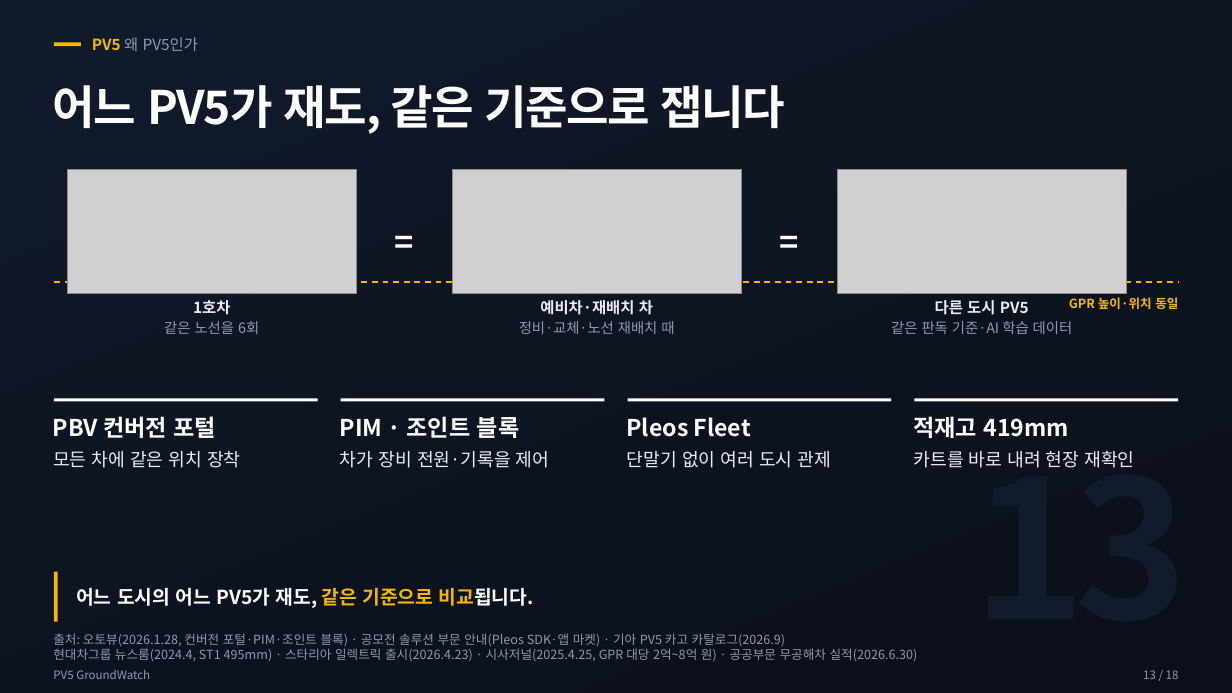
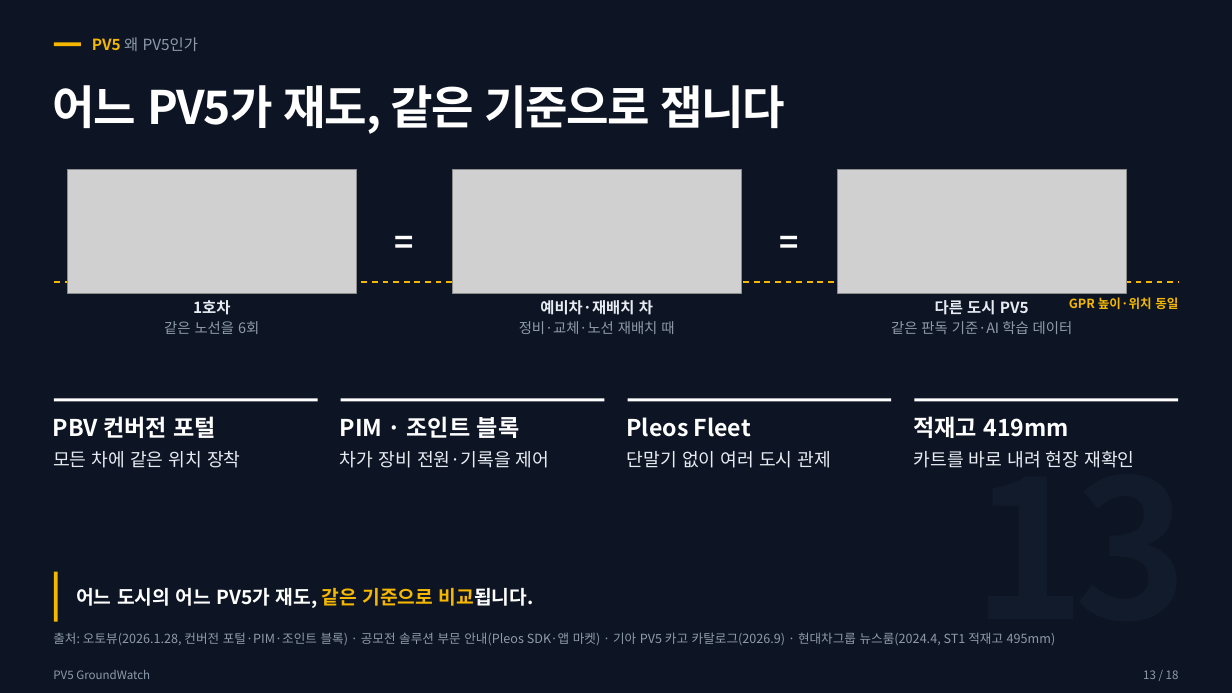
Before and after one commit to woojin-choe/pv5-hose-lab, a slide deck: slide 13 of ppt_all/PV5_GroundWatch_10_26.pptx. Drawn at 1232x693 pixels with LibreOffice and Linux fonts; fonts in the diff are those of the drawing; grey boxes stand for pictures. Boxes give left, top, right and bottom in pixels: in the first picture for what was removed or moved away, otherwise in the second. Text is boxed around its words. In the diff, an @@ line names an element or a change of style, - is before the commit and + after.

```diff
--- a/ppt_all/PV5_GroundWatch_10_26.pptx
+++ b/ppt_all/PV5_GroundWatch_10_26.pptx
@@ background gradient #101A2B to #0A0F19 to #0D1524 @@
@@ text at bbox=[53, 632, 1056, 645]: text changed @@
-출처: 오토뷰(2026.1.28, 컨버전 포털·PIM·조인트 블록) · 공모전 솔루션 부문 안내(Pleos SDK·앱 마켓) · 기아 PV5 카고 카탈로그(2026.9)
-현대차그룹 뉴스룸(2024.4, ST1 495mm) · 스타리아 일렉트릭 출시(2026.4.23) · 시사저널(2025.4.25, GPR 대당 2억~8억 원) · 공공부문 무공해차 실적(2026.6.30)
+출처: 오토뷰(2026.1.28, 컨버전 포털·PIM·조인트 블록) · 공모전 솔루션 부문 안내(Pleos SDK·앱 마켓) · 기아 PV5 카고 카탈로그(2026.9) · 현대차그룹 뉴스룸(2024.4, ST1 적재고 495mm)
```
Also in this commit, not shown: 12 other slides changed, 17 other files.
